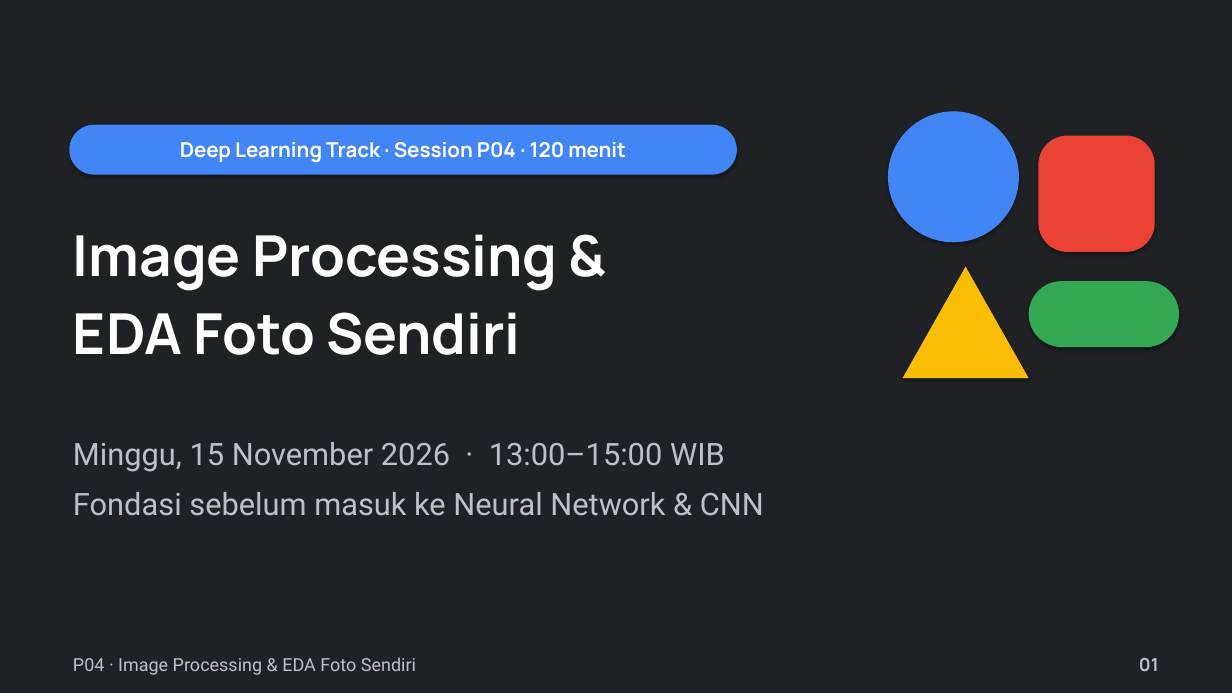
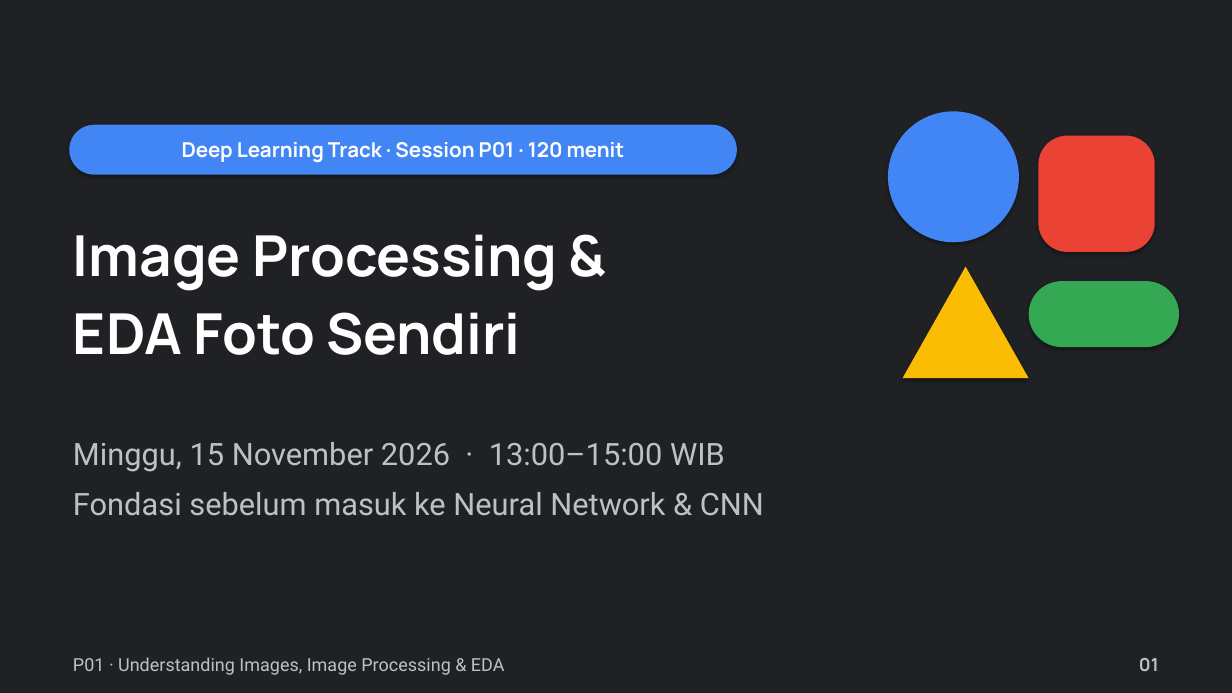
Before and after one commit to muhammadhaerul25/HaloTech-Private-DeepLearning, a slide deck: slide 1 of Materials/P01 - Understanding Images, Image Processing & EDA/P01 - Understanding Images, Image Processing & EDA.pptx. Drawn at 1232x693 pixels with LibreOffice and Linux fonts; fonts in the diff are those of the drawing. Boxes give left, top, right and bottom in pixels: in the first picture for what was removed or moved away, otherwise in the second. Text is boxed around its words. In the diff, an @@ line names an element or a change of style, - is before the commit and + after.

```diff
--- a/Materials/P01 - Understanding Images, Image Processing & EDA/P01 - Understanding Images, Image Processing & EDA.pptx
+++ b/Materials/P01 - Understanding Images, Image Processing & EDA/P01 - Understanding Images, Image Processing & EDA.pptx
@@ text in rounded rectangle at (182, 142, 625, 162): text changed @@
-Deep Learning Track · Session P04 · 120 menit
+Deep Learning Track · Session P01 · 120 menit
@@ text at (73, 657, 505, 675): text changed @@
-P04 · Image Processing & EDA Foto Sendiri
+P01 · Understanding Images, Image Processing & EDA
```
Also in this commit, not shown: 21 other slides changed, 14 other files.
